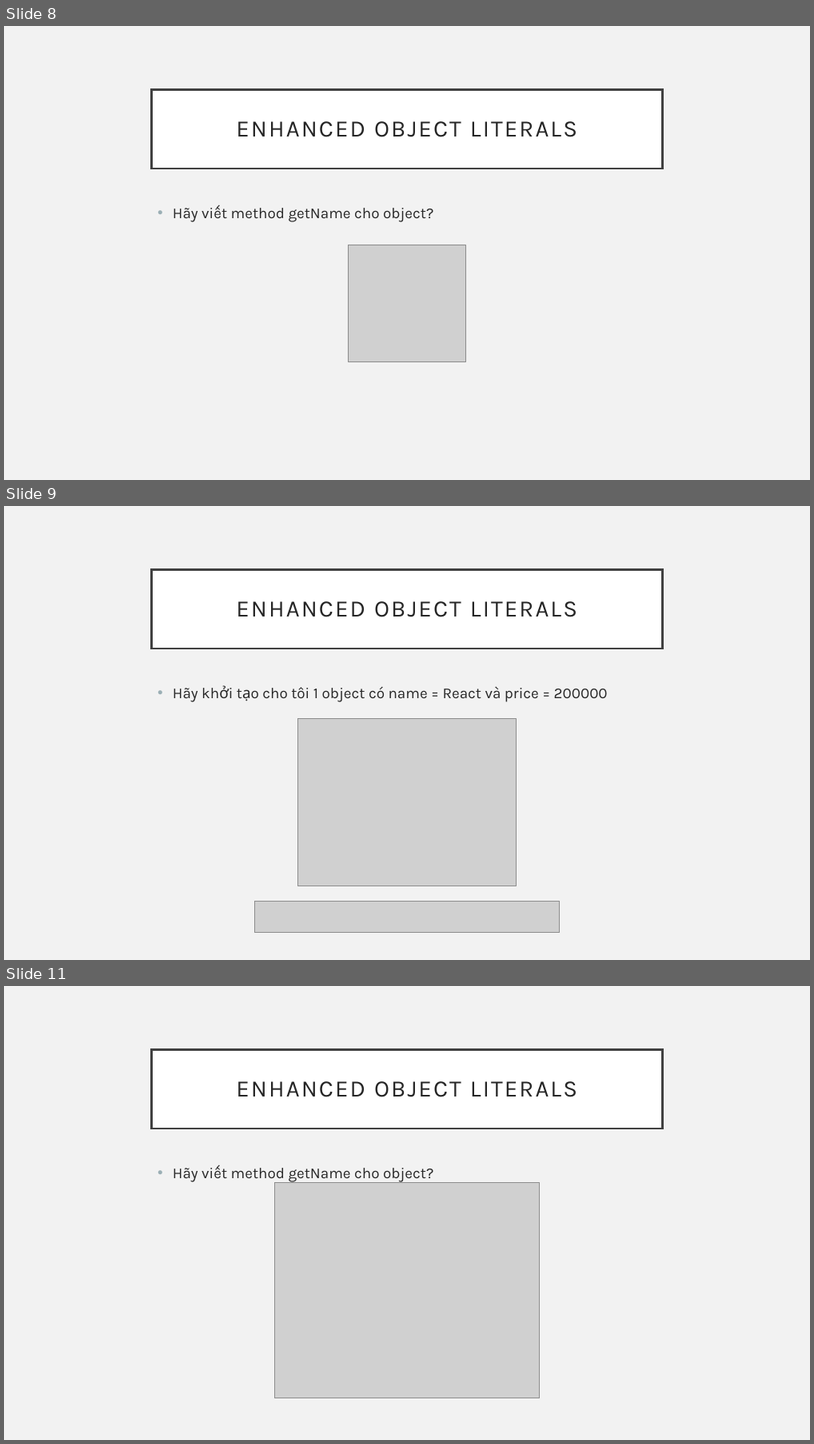
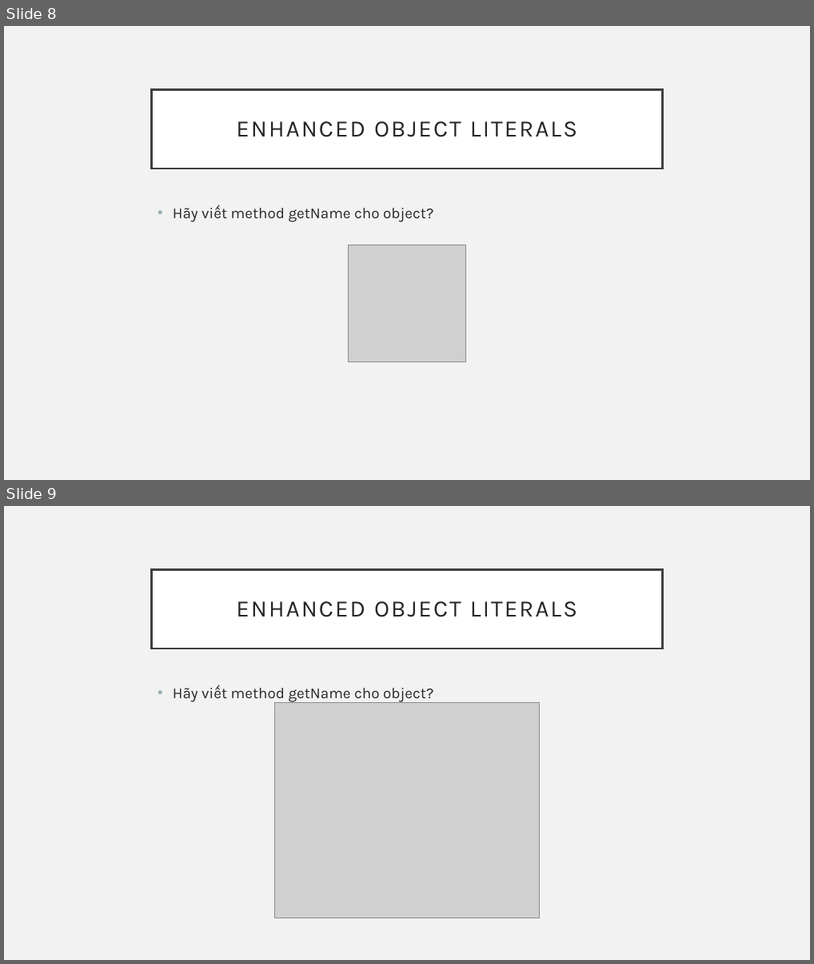
Before and after one commit to sobbingwind/React, a slide deck: ES6_2.pptx. Shown one above the other, each under a label of ours: slides 8, 9 and 11 before the commit, slides 8 and 9 after it; the slides between them are not shown. The pictures are 814x1444 and 814x964 pixels, drawn with LibreOffice and Linux fonts; fonts in the diff are those of the drawing; grey boxes stand for pictures. Boxes give left, top, right and bottom in pixels: in the first picture for what was removed or moved away, otherwise in the second. Text is boxed around its words. In the diff, an @@ line names an element or a change of style, - is before the commit and + after.

```diff
--- a/ES6_2.pptx
+++ b/ES6_2.pptx
@@ slide 9 removed at (x1=4, y1=506, x2=810, y2=960), background #F2F2F2 @@
@@ title removed at (x1=152, y1=569, x2=662, y2=648) @@
-ENHANCED OBJECT LITERALS
@@ text removed at (x1=173, y1=686, x2=608, y2=702) @@
-• Hãy khởi tạo cho tôi 1 object có name = React và price = 200000
@@ picture removed at (x1=298, y1=718, x2=516, y2=886) @@
@@ picture removed at (x1=255, y1=900, x2=560, y2=932) @@
@@ what was slide 11 is now slide 9 @@
```
Also in this commit, not shown: 1 slide changed, 2 other slides removed.
